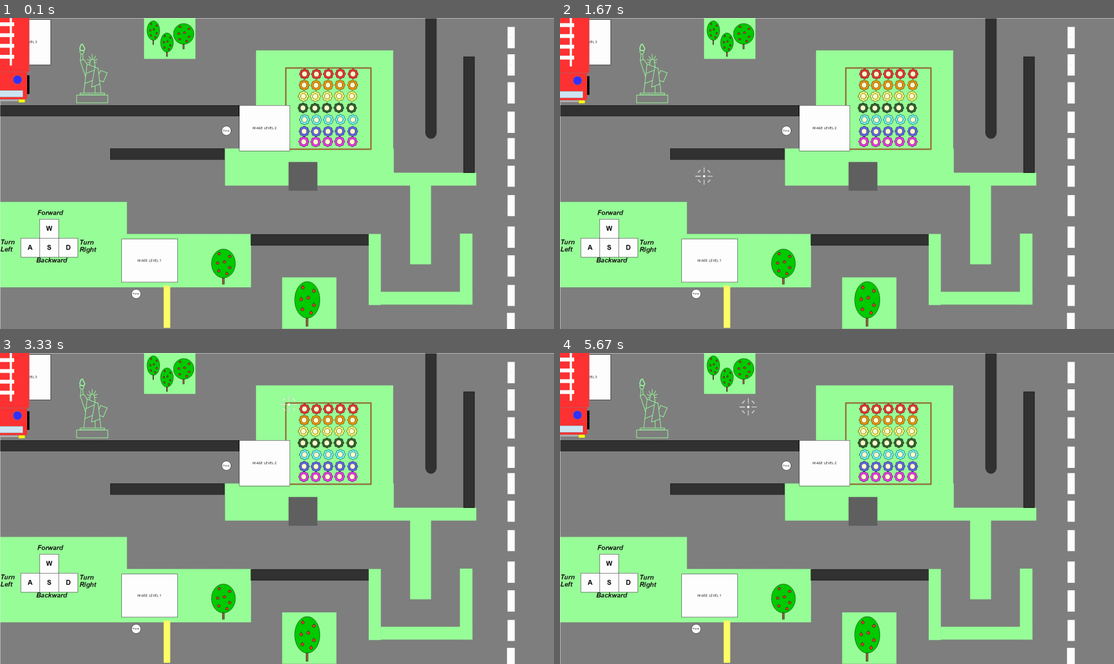
Above: before the commit, frames 1-4 (two rows, left to right).
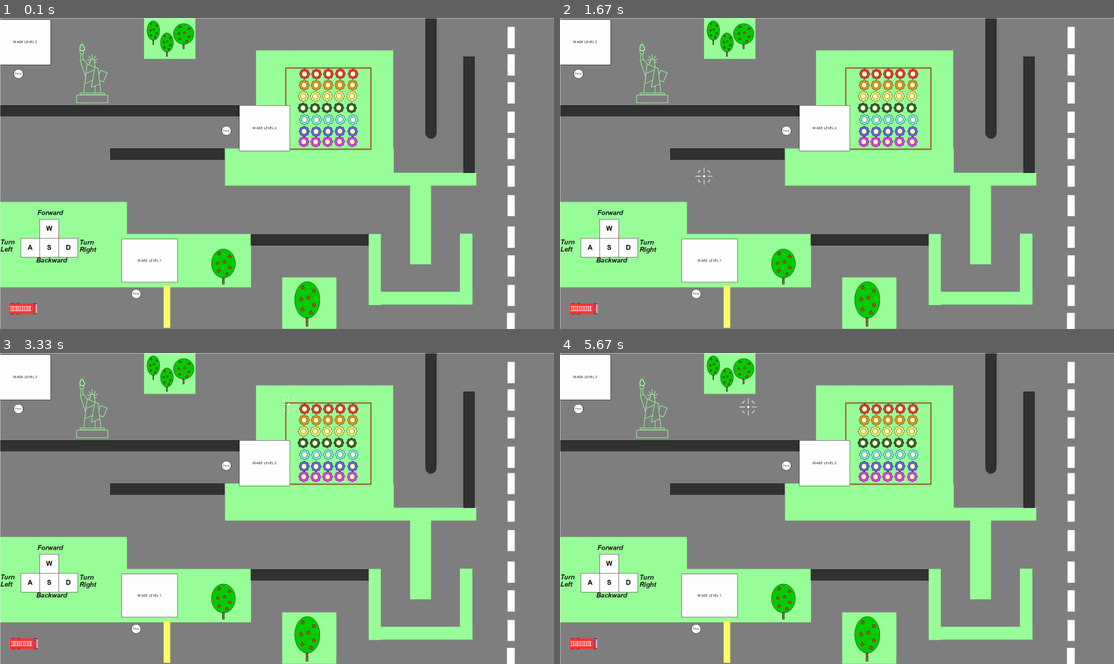
Above: after the commit, the same moments.

Repository: SilverSteelSam/PygameProject
Game: pygame game, started from main.py
The game is run twice, just before and just after one commit, with the same random seed, the same clock (stepped at 60 frames per second) and the same inputs.
Inputs (mouse positions are in pixels of both pictures, inside the frame that each line leads up to):
- Up to frame 1 (0.1 s): no input
- Up to frame 2 (1.67 s): hold Right 0.33-0.8 s; move the mouse to (814, 189) at 0.37 s; hold Up 0.83-1.13 s; move the mouse to (1014, 164) at 0.87 s; hold Right 1.17-1.63 s; move the mouse to (704, 176) at 1.2 s
- Up to frame 3 (3.33 s): hold Left 1.67-2.2 s; move the mouse to (105, 461) at 1.7 s; hold Down 2.23-2.53 s; move the mouse to (360, 399) at 2.27 s; hold Left 2.57-2.97 s; move the mouse to (343, 536) at 2.6 s; hold Up from 3 s (still down); move the mouse to (288, 402) at 3.03 s
- Up to frame 4 (5.67 s): release Up at 3.37 s; hold Right 3.4-4.03 s; move the mouse to (637, 499) at 3.43 s; hold Down 4.07-4.43 s; move the mouse to (842, 542) at 4.1 s; hold Left 4.47-4.93 s; move the mouse to (820, 455) at 4.5 s; hold Right 4.97-5.43 s; move the mouse to (981, 558) at 5 s; hold Up from 5.47 s (still down); move the mouse to (748, 405) at 5.5 s

The runs differ from the first frame. In frame 1, 1.9% of the frame differs, in the area x 0-58%, y 0-96%; in frame 2, 2.0%; in frame 3, 2.0%; in frame 4, 2.0%.

Commit message:
added MazeWalls to trace & fixed stucking in walls while wheeling

Diff:
--- a/main.py
+++ b/main.py
@@ -117,22 +117,22 @@
 
 
 class Car(pygame.sprite.Sprite):
-    MAX_SPEED = 500 / FPS  # pixels per second
-    BASE_IMAGE = pygame.image.load("data/car.png")
+    MAX_SPEED = 400 / FPS  # pixels per second
+    BASE_IMAGE = pygame.transform.scale(pygame.image.load("data/car.png"), (40, 100))
     BASE_W = BASE_IMAGE.get_rect().width
     BASE_H = BASE_IMAGE.get_rect().height
 
-
     def __init__(self, x, y, trace):
         super().__init__()
-        self.image = pygame.image.load("data/car.png").convert_alpha()
+        self.image = Car.BASE_IMAGE.copy()
 
         self.trace = trace
 
         self.x = x
         self.y = y
 
-        self.angle = 0
+        self.angle = 90
+        self.dif_angle = 0
 
         self.dif_x = (sin(self.angle / 180 * pi) * Car.BASE_H + cos(
             self.angle / 180 * pi) * Car.BASE_W) / 2
@@ -155,11 +155,15 @@
             self.spd += direction * Car.MAX_SPEED / 500
 
     def wheeling(self, direction):
-        for wall in self.trace:
-            if pygame.sprite.collide_mask(self, wall):
-                return
-
-        self.angle += direction * self.spd / 5
+        self.dif_angle = direction * self.spd / 2
+
+    def update(self):
+        origin_image = self.image.copy()
+
+        self.image = pygame.transform.rotate(Car.BASE_IMAGE, self.angle)
+
+        self.angle += self.dif_angle
+
         self.angle %= 360
 
         if 0 <= self.angle < 90:
@@ -186,9 +190,6 @@
             self.dif_y = (sin(self.angle % 270 / 180 * pi) * Car.BASE_H + cos(
                 self.angle % 270 / 180 * pi) * Car.BASE_W) / 2
 
-    def update(self):
-        self.image = pygame.transform.rotate(Car.BASE_IMAGE, self.angle)
-
         self.y += self.spd * cos(self.angle * pi / 180)
         self.x += self.spd * sin(self.angle * pi / 180)
 
@@ -197,10 +198,13 @@
 
         for wall in self.trace:
             if pygame.sprite.collide_mask(self, wall):
+                self.angle -= self.dif_angle
                 self.y -= self.spd * cos(self.angle * pi / 180)
                 self.x -= self.spd * sin(self.angle * pi / 180)
                 self.rect.x = self.x - self.dif_x
                 self.rect.y = self.y - self.dif_y
+
+        self.dif_angle = 0
 
 
 class Key(pygame.sprite.Sprite):
@@ -834,6 +838,24 @@
 
 
 # main_menu()
-trace = Maze(MazeWall((1000, 500), 100, 100))
+trace = Maze(MazeWall((0, 638), 440, 297, color=1),
+             MazeWall((440, 750), 430, 184, color=1),
+             MazeWall((869, 750), 408, 40, color=1),
+             MazeWall((978, 901), 184, 178, color=1),
+             MazeWall((1278, 750), 41, 245, color=1),
+             MazeWall((1320, 950), 274, 45, color=1),
+             MazeWall((1594, 750), 41, 244, color=1),
+             MazeWall((1421, 582), 72, 274, color=1),
+             MazeWall((1364, 537), 286, 44, color=1),
+             MazeWall((779, 453), 584, 128, color=1),
+             MazeWall((887, 112), 475, 341, color=1),
+             MazeWall((382, 453), 395, 38, color=1),
+             MazeWall((0, 303), 828, 38, color=1),
+             MazeWall((1606, 134), 38, 403, color=1),
+             MazeWall((1473, 0), 38, 403, color=1),
+             MazeWall((1479, 400), 26, 14, color=1),
+             MazeWall((499, 0), 178, 142, color=1),
+             MazeWall((1479, 400), 26, 14, color=1),
+             )
 race(pygame.display.set_mode(RESOLUTION),
-     (0, 0), trace)
+     (80, 1010), trace)
